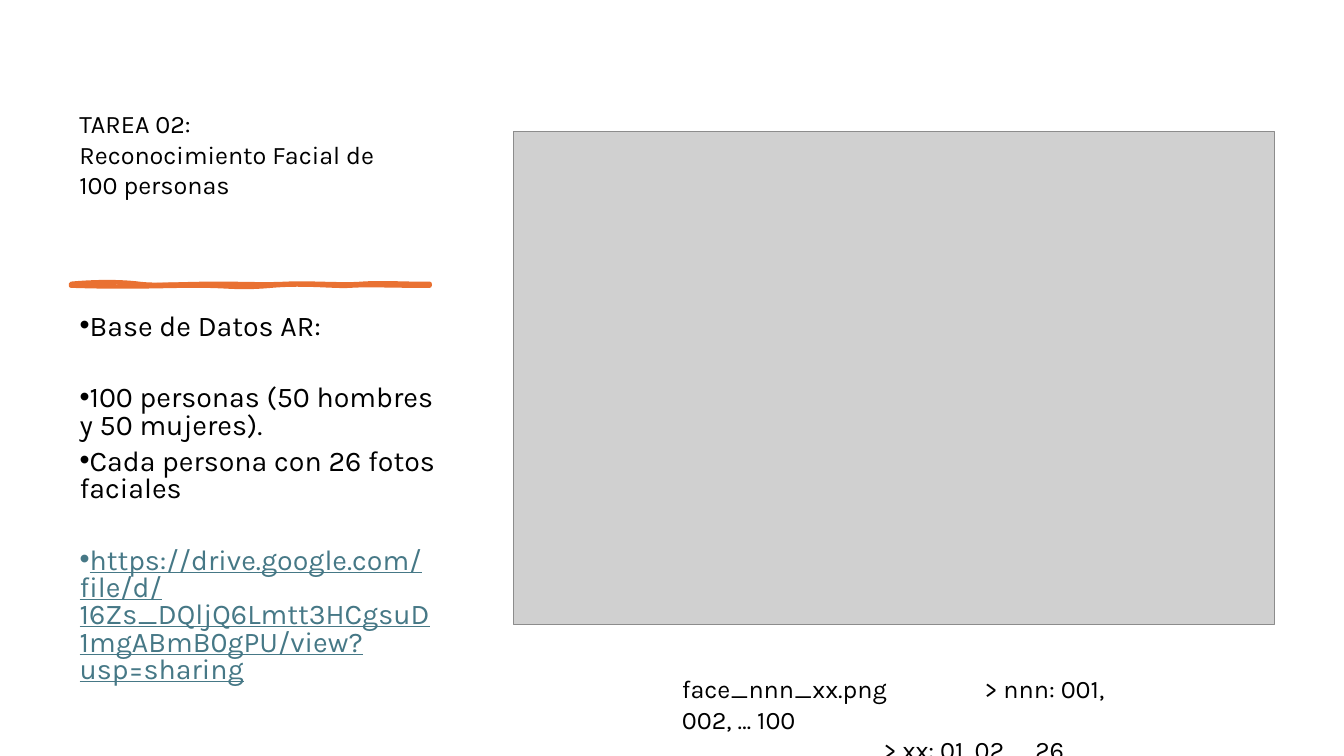
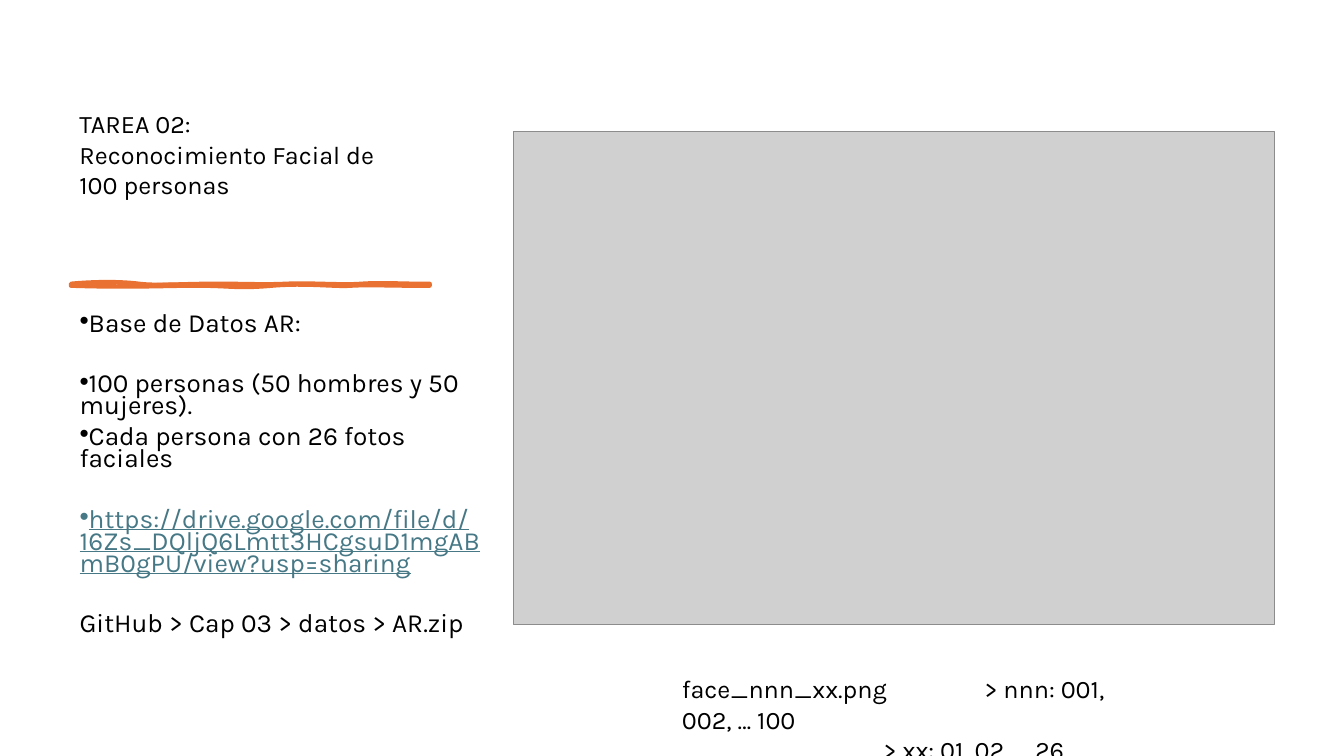
Before and after one commit to domingomery/pr, a slide deck: slide 1 of clases/PR03_Seleccion_de_Caracteristicas/presentaciones/pptx/PR03_Tarea02_Enunciado.pptx. Drawn at 1344x756 pixels with LibreOffice and Linux fonts; fonts in the diff are those of the drawing; grey boxes stand for pictures. Boxes give left, top, right and bottom in pixels: in the first picture for what was removed or moved away, otherwise in the second. Text is boxed around its words. In the diff, an @@ line names an element or a change of style, - is before the commit and + after.

```diff
--- a/clases/PR03_Seleccion_de_Caracteristicas/presentaciones/pptx/PR03_Tarea02_Enunciado.pptx
+++ b/clases/PR03_Seleccion_de_Caracteristicas/presentaciones/pptx/PR03_Tarea02_Enunciado.pptx
@@ text at <box>80,314,480,578</box>: size 20.4 to 18.7 pt in "Base de Datos AR:", "100 personas (50 hombres y 50 mujeres).", "Cada persona con 26 fotos faciales", "https://drive.google.com/file/d/16Zs_DQljQ6Lmtt3HCgsuD1mgABm ..."; line spacing 0.8 to 0.7 @@
@@ text at <box>80,614,463,638</box>: paragraph added @@
+GitHub > Cap 03 > datos > AR.zip
```
Also in this commit, not shown: 3 other files.
